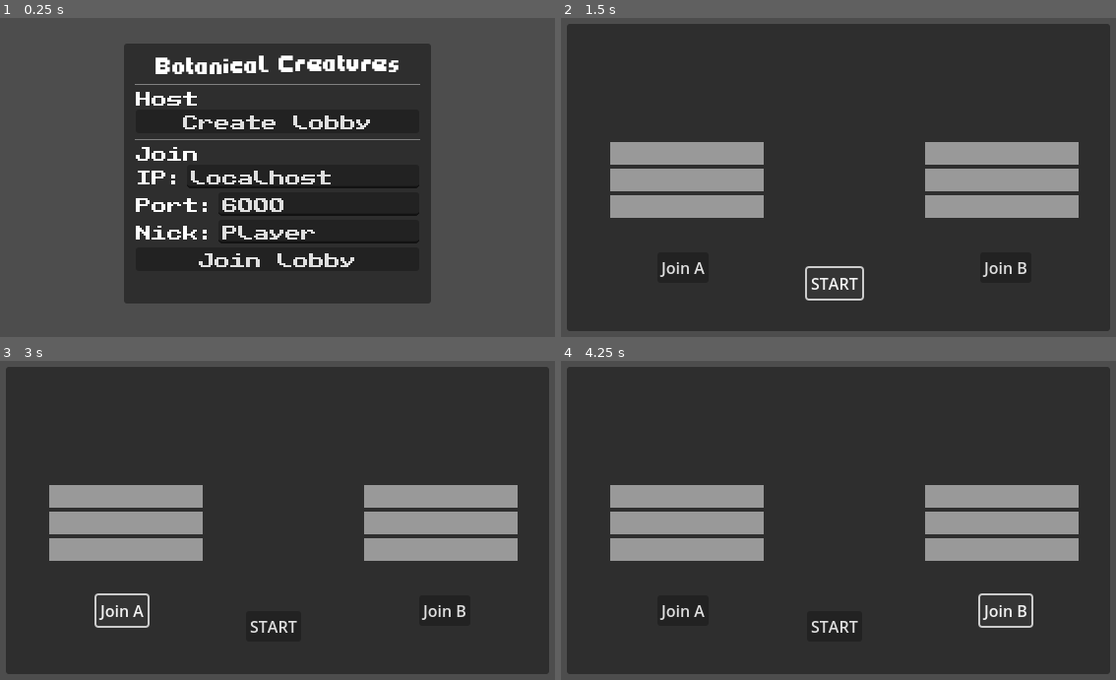
Above: before the commit, frames 1-4 (two rows, left to right).
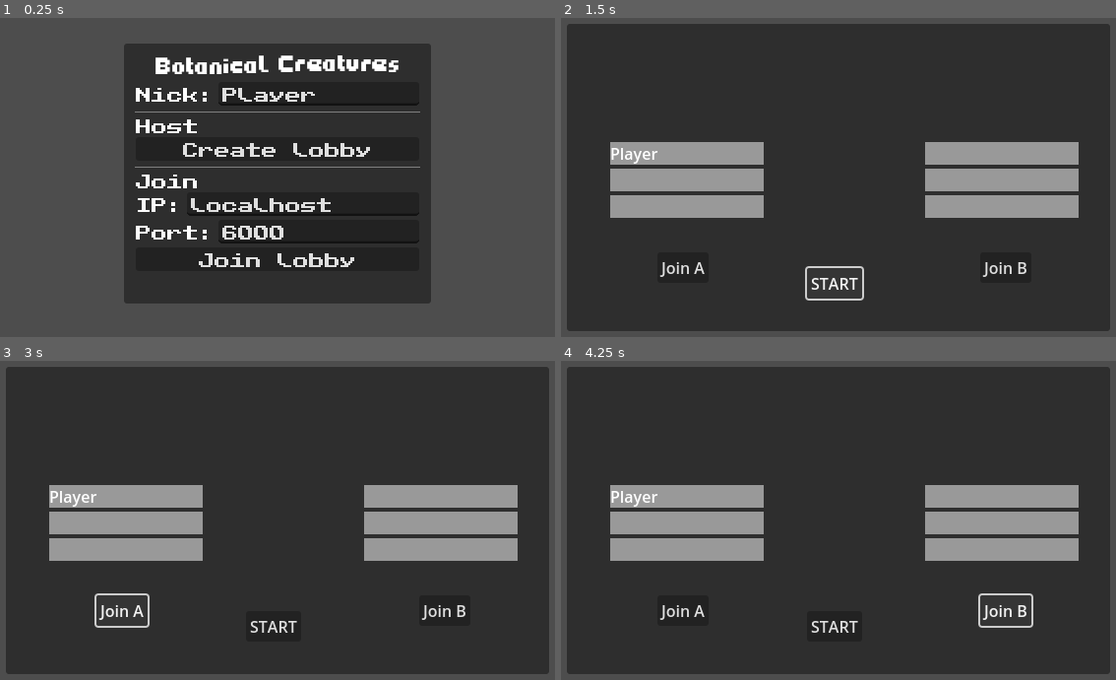
Above: after the commit, the same moments.

Repository: franopx/pc-survs
Game: Godot game, scene res://ui/Menu.tscn
Two runs of this game, one before a commit and one after it. Both use one fixed random seed, a clock stepped at 60 frames per second and the inputs below. This scene is started directly instead of the project's main scene.
Inputs:
- Up to frame 1 (0.25 s): no input
- Up to frame 2 (1.5 s): click "Create lobby" at 0.5 s; click "START" at 1.25 s
- Up to frame 3 (3 s): click "START" at 2 s; click "Join A" at 2.75 s
- Up to frame 4 (4.25 s): click "Join B" at 3.5 s

The runs differ from the first frame. In frame 1, 4.9% of the frame differs, in the area x 24-76%, y 20-70%; in frame 2, 0.1%; in frame 3, 0.1%; in frame 4, 0.1%.

Commit message:
update lobby

Diff:
--- /dev/null
+++ b/player_list.gd
@@ -0,0 +1,11 @@
+extends Node
+
+var peer_list
+var player_list: Dictionary
+
+signal player_connected
+
+func _add_player(_id = 1, _name = "Player"):
+	player_list[_name] = _id
+	print(player_list)
+	emit_signal("player_connected", _name)
--- a/project.godot
+++ b/project.godot
@@ -14,6 +14,10 @@
 run/main_scene="res://levels/level_1/level_1.tscn"
 config/features=PackedStringArray("4.2", "Forward Plus")
 config/icon="res://icon.svg"
+
+[autoload]
+
+PlayerList="*res://player_list.gd"
 
 [display]
 
--- a/ui/Lobby.gd
+++ b/ui/Lobby.gd
@@ -1,15 +1,17 @@
 extends Control
 
+var player_list
 
-# Called when the node enters the scene tree for the first time.
+@onready var slots = [%"0", %"1", %"2", %"3", %"4", %"5"]
+
 func _ready():
-	pass # Replace with function body.
+	PlayerList.connect("player_connected", add_player_list)
 
-
-# Called every frame. 'delta' is the elapsed time since the previous frame.
-func _process(delta):
-	pass
-
+func add_player_list(_name):
+	for slot in slots:
+		if slot.text == "":
+			slot.text = _name
+			return
 
 func _on_button_3_pressed():
 	# start game
--- a/ui/Lobby.tscn
+++ b/ui/Lobby.tscn
@@ -1,8 +1,7 @@
 [gd_scene load_steps=3 format=3 uid="uid://bi3d4qbp2uyht"]
 
 [ext_resource type="Script" path="res://ui/Lobby.gd" id="1_sr1l7"]
-
-[sub_resource type="StyleBoxFlat" id="StyleBoxFlat_fn51o"]
+[ext_resource type="PackedScene" path="res://ui/PlayerSlotLabel.tscn" id="2_g3pw2"]
 
 [node name="Lobby" type="Control"]
 layout_mode = 3
@@ -32,17 +31,17 @@
 offset_right = 200.0
 offset_bottom = 197.0
 
-[node name="Label" type="Label" parent="Panel/VBoxContainer"]
+[node name="0" parent="Panel/VBoxContainer" instance=ExtResource("2_g3pw2")]
+unique_name_in_owner = true
 layout_mode = 2
-theme_override_styles/normal = SubResource("StyleBoxFlat_fn51o")
 
-[node name="Label2" type="Label" parent="Panel/VBoxContainer"]
+[node name="1" parent="Panel/VBoxContainer" instance=ExtResource("2_g3pw2")]
+unique_name_in_owner = true
 layout_mode = 2
-theme_override_styles/normal = SubResource("StyleBoxFlat_fn51o")
 
-[node name="Label3" type="Label" parent="Panel/VBoxContainer"]
+[node name="2" parent="Panel/VBoxContainer" instance=ExtResource("2_g3pw2")]
+unique_name_in_owner = true
 layout_mode = 2
-theme_override_styles/normal = SubResource("StyleBoxFlat_fn51o")
 
 [node name="VBoxContainer2" type="VBoxContainer" parent="Panel"]
 layout_mode = 0
@@ -51,17 +50,17 @@
 offset_right = 520.0
 offset_bottom = 197.0
 
-[node name="Label" type="Label" parent="Panel/VBoxContainer2"]
+[node name="3" parent="Panel/VBoxContainer2" instance=ExtResource("2_g3pw2")]
+unique_name_in_owner = true
 layout_mode = 2
-theme_override_styles/normal = SubResource("StyleBoxFlat_fn51o")
 
-[node name="Label2" type="Label" parent="Panel/VBoxContainer2"]
+[node name="4" parent="Panel/VBoxContainer2" instance=ExtResource("2_g3pw2")]
+unique_name_in_owner = true
 layout_mode = 2
-theme_override_styles/normal = SubResource("StyleBoxFlat_fn51o")
 
-[node name="Label3" type="Label" parent="Panel/VBoxContainer2"]
+[node name="5" parent="Panel/VBoxContainer2" instance=ExtResource("2_g3pw2")]
+unique_name_in_owner = true
 layout_mode = 2
-theme_override_styles/normal = SubResource("StyleBoxFlat_fn51o")
 
 [node name="Button" type="Button" parent="."]
 layout_mode = 0
--- a/ui/Menu.gd
+++ b/ui/Menu.gd
@@ -3,18 +3,26 @@
 var peer = ENetMultiplayerPeer.new()
 var peer_array
 
+var nick
 var ip_address
 var port
 
 func _ready():
 	ip_address = $Panel/MarginContainer/VBoxContainer/IP/LineEdit.text
 	port = $Panel/MarginContainer/VBoxContainer/IP2/LineEdit.text
+	nick = $Panel/MarginContainer/VBoxContainer/User/LineEdit.text
+
 
 func _on_button_pressed():
 	peer.create_server(int(port))
 	multiplayer.multiplayer_peer = peer
-	get_tree().change_scene_to_file("res://ui/Lobby.tscn")
+	multiplayer.peer_connected.connect(add_player)
+	add_player()
+	$Panel.hide()
+	$Lobby.show()
 
+func add_player(id = 1):
+	PlayerList._add_player(id, nick)
 
 func _on_line_edit_text_changed(new_text):
 	port = new_text
@@ -23,3 +31,13 @@
 func _on_button_2_pressed():
 	peer.create_client(ip_address, int(port))
 	multiplayer.multiplayer_peer = peer
+	$Panel.hide()
+	$Lobby.show()
+
+
+func _on_nick_text_changed(new_text):
+	nick = new_text
+
+
+func _on_ip_text_changed(new_text):
+	ip_address = new_text
--- a/ui/Menu.tscn
+++ b/ui/Menu.tscn
@@ -1,8 +1,9 @@
-[gd_scene load_steps=4 format=3 uid="uid://dy60ty1xnrpyp"]
+[gd_scene load_steps=5 format=3 uid="uid://dy60ty1xnrpyp"]
 
 [ext_resource type="Script" path="res://ui/Menu.gd" id="1_ibgy2"]
 [ext_resource type="FontFile" uid="uid://lhllcxkjd4mx" path="res://fonts/Chonkly.otf" id="1_jdtvk"]
 [ext_resource type="FontFile" uid="uid://ddlww8dbl2rsl" path="res://fonts/PublicPixel.otf" id="2_6wajq"]
+[ext_resource type="PackedScene" uid="uid://bi3d4qbp2uyht" path="res://ui/Lobby.tscn" id="4_1cki4"]
 
 [node name="Menu" type="Control"]
 layout_mode = 3
@@ -48,6 +49,22 @@
 text = "[center][wave amp=15 freq=3]Botanical Creatures[/wave]
 [/center]"
 fit_content = true
+
+[node name="User" type="HBoxContainer" parent="Panel/MarginContainer/VBoxContainer"]
+layout_mode = 2
+
+[node name="Label" type="Label" parent="Panel/MarginContainer/VBoxContainer/User"]
+layout_mode = 2
+theme_override_fonts/font = ExtResource("2_6wajq")
+text = "Nick:"
+
+[node name="LineEdit" type="LineEdit" parent="Panel/MarginContainer/VBoxContainer/User"]
+layout_mode = 2
+size_flags_horizontal = 3
+theme_override_fonts/font = ExtResource("2_6wajq")
+text = "Player"
+placeholder_text = "Player"
+virtual_keyboard_type = 2
 
 [node name="HSeparator" type="HSeparator" parent="Panel/MarginContainer/VBoxContainer"]
 layout_mode = 2
@@ -99,27 +116,19 @@
 text = "6000"
 virtual_keyboard_type = 2
 
-[node name="User" type="HBoxContainer" parent="Panel/MarginContainer/VBoxContainer"]
-layout_mode = 2
-
-[node name="Label" type="Label" parent="Panel/MarginContainer/VBoxContainer/User"]
-layout_mode = 2
-theme_override_fonts/font = ExtResource("2_6wajq")
-text = "Nick:"
-
-[node name="LineEdit" type="LineEdit" parent="Panel/MarginContainer/VBoxContainer/User"]
-layout_mode = 2
-size_flags_horizontal = 3
-theme_override_fonts/font = ExtResource("2_6wajq")
-text = "Player"
-placeholder_text = "Player"
-virtual_keyboard_type = 2
-
 [node name="Button2" type="Button" parent="Panel/MarginContainer/VBoxContainer"]
 layout_mode = 2
 theme_override_fonts/font = ExtResource("2_6wajq")
 text = "Join lobby"
 
+[node name="Lobby" parent="." instance=ExtResource("4_1cki4")]
+visible = false
+layout_mode = 1
+
+[node name="MultiplayerSynchronizer" type="MultiplayerSynchronizer" parent="."]
+
+[connection signal="text_changed" from="Panel/MarginContainer/VBoxContainer/User/LineEdit" to="." method="_on_nick_text_changed"]
 [connection signal="pressed" from="Panel/MarginContainer/VBoxContainer/Button" to="." method="_on_button_pressed"]
+[connection signal="text_changed" from="Panel/MarginContainer/VBoxContainer/IP/LineEdit" to="." method="_on_ip_text_changed"]
 [connection signal="text_changed" from="Panel/MarginContainer/VBoxContainer/IP2/LineEdit" to="." method="_on_line_edit_text_changed"]
 [connection signal="pressed" from="Panel/MarginContainer/VBoxContainer/Button2" to="." method="_on_button_2_pressed"]
--- /dev/null
+++ b/ui/PlayerSlotLabel.tscn
@@ -0,0 +1,14 @@
+[gd_scene load_steps=3 format=3 uid="uid://bjng05dav3hgk"]
+
+[sub_resource type="StyleBoxFlat" id="StyleBoxFlat_fn51o"]
+
+[sub_resource type="SceneReplicationConfig" id="SceneReplicationConfig_whv5u"]
+properties/0/path = NodePath(".:text")
+properties/0/spawn = true
+properties/0/replication_mode = 1
+
+[node name="PlayerSlot" type="Label"]
+theme_override_styles/normal = SubResource("StyleBoxFlat_fn51o")
+
+[node name="MultiplayerSynchronizer" type="MultiplayerSynchronizer" parent="."]
+replication_config = SubResource("SceneReplicationConfig_whv5u")
